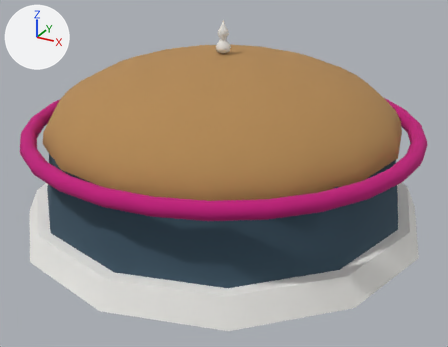
The glTF model public/data/models/aeon-hero.glb as it was, and as the next commit left it.
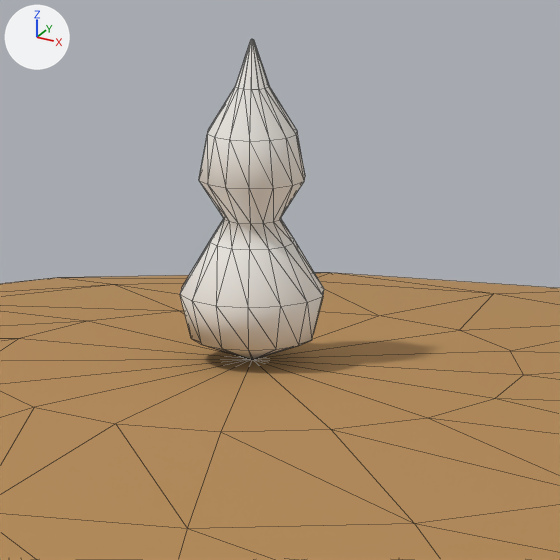
Each version appears first whole from a 50 mm lens placed at (10.58, -19.19, 33.14), pointed at (0.42, -0.7, 23.9), and next in a close-up on the part from 44% to 57% of the width and 5% to 22% of the height. Every picture has the same lights, and +X, +Y and +Z are marked at upper left. The last two pictures show the newer version. The close-ups show mesh edges as thin lines. Vertices at exactly the same position are counted once.

Objects in the first close-up: 'undefined'.
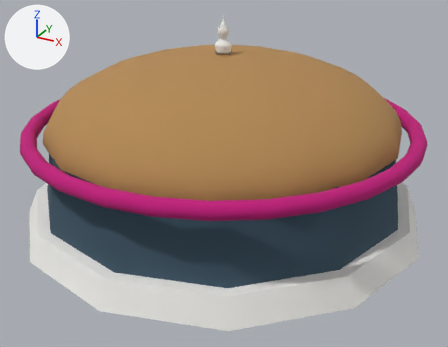
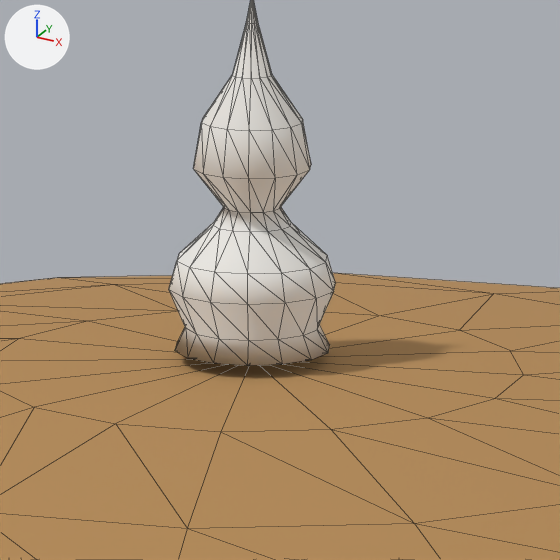
Changed parts and their boxes (x1, y1, x2, y2) in the close-ups (560 x 560 px; the box of a moved part takes in the faces that stretch with it):
'undefined', reshaped
    before: (0, 39, 560, 560)
    after: (0, 0, 560, 560)
part 1 of me_mesh_0, moved or reshaped
    before: (180, 39, 324, 360)
    after: (169, 0, 335, 366)

The change in detail:
me_mesh_0 is used by ob_undefined; location (0.0, 0.0, 0.0).
me_mesh_0 had 652 vertices, 1184 faces and spanned x -7.6..7.6, y -7.6..7.6, z 22.0..29.4.
me_mesh_0 now has 697 vertices, 1268 faces and spans x -7.6..7.6, y -7.6..7.6, z 22.0..29.5.
Part 1, on me_mesh_0:
38 vertices are removed from x -0.3..0.3, y -0.3..0.3, z 28.3..29.2.
191 faces are deleted.
26 vertices move from x -0.2..0.2, y -0.2..0.2, z 28.3..29.4 to x -0.3..0.2, y -0.3..0.2, z 28.2..29.4.
83 vertices are added at x -0.3..0.3, y -0.3..0.3, z 28.2..29.5.
275 new faces join them.
